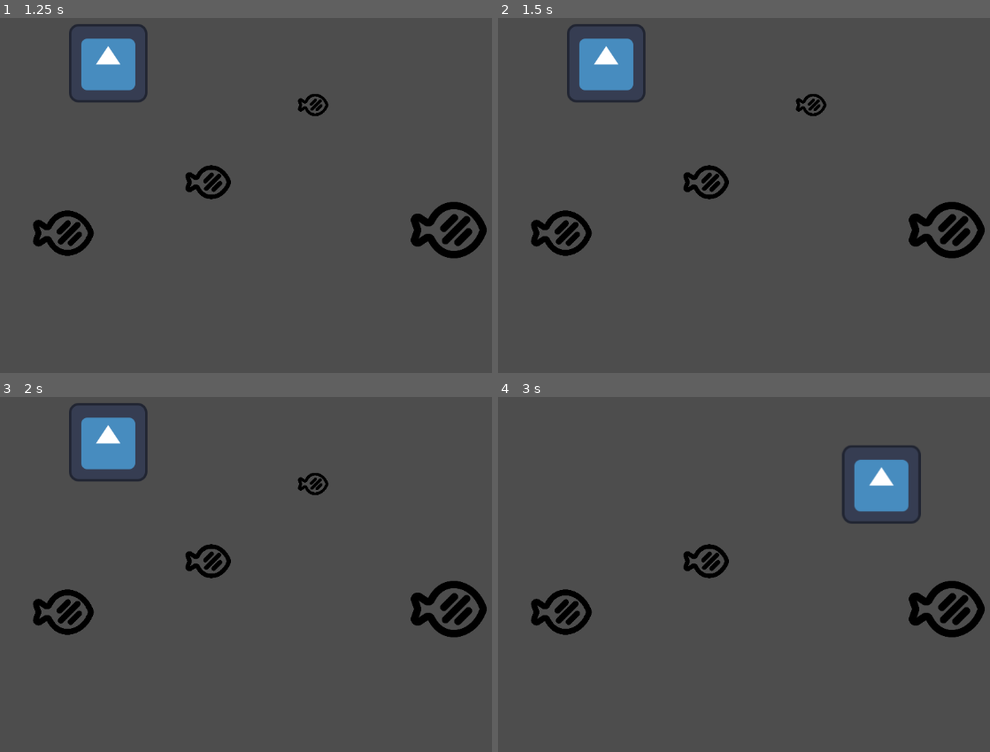
Above: before the commit, frames 1-4 (two rows, left to right).
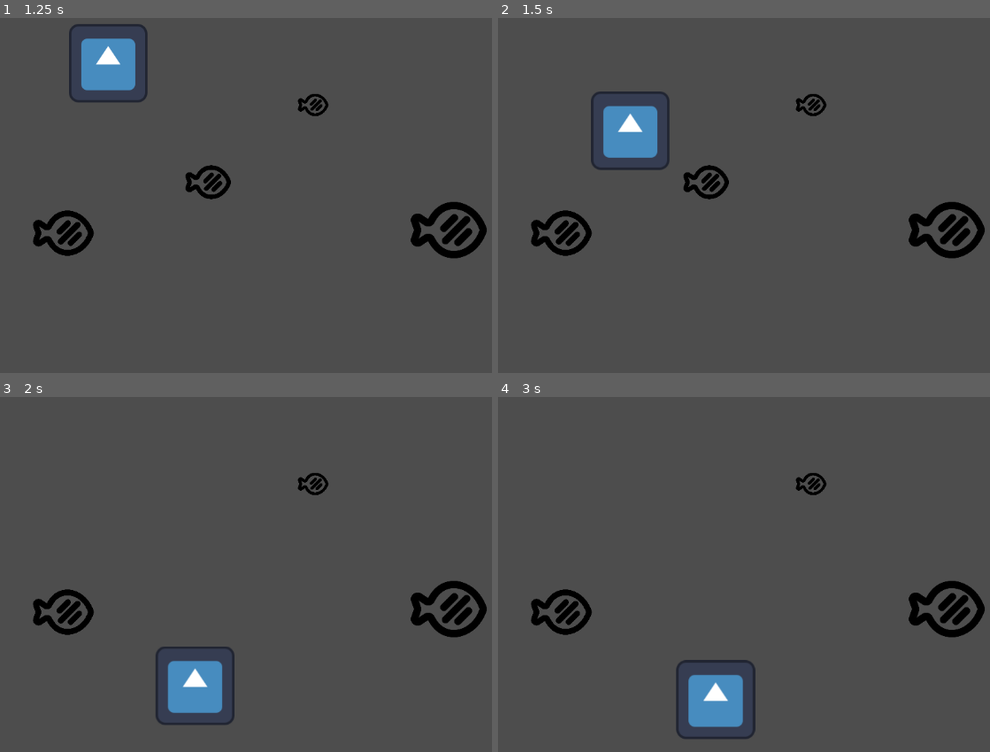
Above: after the commit, the same moments.

Repository: bryanjhdang/gmtk2024
Game: Godot game, scene res://scenes/sandbox.tscn
Two runs of this game, one before a commit and one after it. Both use one fixed random seed, a clock stepped at 60 frames per second and the inputs below. The engine's default icon, where the game draws it, is replaced by a stand-in: a white triangle on a blue panel in a dark square.
Inputs (mouse positions are in pixels of both pictures, inside the frame that each line leads up to):
- Up to frame 1 (1.25 s): tap Enter at 0.5 s; move the mouse to (452, 152) at 0.52 s; tap W (chomp) at 0.6 s
- Up to frame 2 (1.5 s): tap Space at 1.25 s; move the mouse to (650, 195) at 1.27 s; tap Q (dash, bound only after the commit) at 1.35 s
- Up to frame 3 (2 s): no input
- Up to frame 4 (3 s): move the mouse to (867, 464) at 2.02 s; right-click (867, 464) at 2.1 s; move the mouse to (758, 631) at 2.77 s; click (758, 631) at 2.85 s

Frame 1 is identical in both runs. In frame 2, 4.1% of the frame differs, in the area x 14-35%, y 1-43%; in frame 3, 4.6%; in frame 4, 4.9%, in the area x 36-86%, y 13-97%.

Commit message:
settings

Diff:
--- a/project.godot
+++ b/project.godot
@@ -12,7 +12,7 @@
 
 config/name="gmtk2024"
 run/main_scene="res://scenes/sandbox.tscn"
-config/features=PackedStringArray("4.2", "GL Compatibility")
+config/features=PackedStringArray("4.3", "GL Compatibility")
 config/icon="res://assets/icon.svg"
 
 [dotnet]
@@ -28,37 +28,17 @@
 }
 dash={
 "deadzone": 0.5,
-"events": [Object(InputEventMouseButton,"resource_local_to_scene":false,"resource_name":"","device":-1,"window_id":0,"alt_pressed":false,"shift_pressed":false,"ctrl_pressed":false,"meta_pressed":false,"button_mask":0,"position":Vector2(0, 0),"global_position":Vector2(0, 0),"factor":1.0,"button_index":2,"canceled":false,"pressed":false,"double_click":false,"script":null)
+"events": [Object(InputEventKey,"resource_local_to_scene":false,"resource_name":"","device":0,"window_id":0,"alt_pressed":false,"shift_pressed":false,"ctrl_pressed":false,"meta_pressed":false,"pressed":false,"keycode":0,"physical_keycode":81,"key_label":0,"unicode":0,"location":0,"echo":false,"script":null)
 ]
 }
 chomp={
 "deadzone": 0.5,
-"events": [Object(InputEventKey,"resource_local_to_scene":fa …(169 unchanged characters)… _keycode":87,"key_label":0,"unicode":0,"echo":false,"script":null)
+"events": [Object(InputEventKey,"resource_local_to_scene":fa …(169 unchanged characters)… _keycode":87,"key_label":0,"unicode":0,"location":0,"echo":false,"script":null)
 ]
 }
 frenzy={
 "deadzone": 0.5,
-"events": [Object(InputEventKey,"resource_local_to_scene":fa …(118 unchanged characters)… ressed":false,"pressed":false,"keycode":69,"physical_keycode":69,"key_label":69,"unicode":0,"echo":false,"script":null)
-]
-}
-left={
-"deadzone": 0.5,
-"events": [Object(InputEventKey,"resource_local_to_scene":false,"resource_name":"","device":0,"window_id":0,"alt_pressed":false,"shift_pressed":false,"ctrl_pressed":false,"meta_pressed":false,"pressed":false,"keycode":0,"physical_keycode":4194319,"key_label":0,"unicode":0,"echo":false,"script":null)
-]
-}
-right={
-"deadzone": 0.5,
-"events": [Object(InputEventKey,"resource_local_to_scene":false,"resource_name":"","device":0,"window_id":0,"alt_pressed":false,"shift_pressed":false,"ctrl_pressed":false,"meta_pressed":false,"pressed":false,"keycode":0,"physical_keycode":4194321,"key_label":0,"unicode":0,"echo":false,"script":null)
-]
-}
-up={
-"deadzone": 0.5,
-"events": [Object(InputEventKey,"resource_local_to_scene":false,"resource_name":"","device":0,"window_id":0,"alt_pressed":false,"shift_pressed":false,"ctrl_pressed":false,"meta_pressed":false,"pressed":false,"keycode":0,"physical_keycode":4194320,"key_label":0,"unicode":0,"echo":false,"script":null)
-]
-}
-down={
-"deadzone": 0.5,
-"events": [Object(InputEventKey,"resource_local_to_scene":false,"resource_name":"","device":0,"window_id":0,"alt_pressed":false,"shift_pressed":false,"ctrl_pressed":false,"meta_pressed":false,"pressed":false,"keycode":0,"physical_keycode":4194322,"key_label":0,"unicode":0,"echo":false,"script":null)
+"events": [Object(InputEventKey,"resource_local_to_scene":fa …(118 unchanged characters)… ressed":false,"pressed":false,"keycode":0,"physical_keycode":69,"key_label":0,"unicode":0,"location":0,"echo":false,"script":null)
 ]
 }
 
Not shown: 1 places in scenes/sandbox.tscn that only renumber resources
